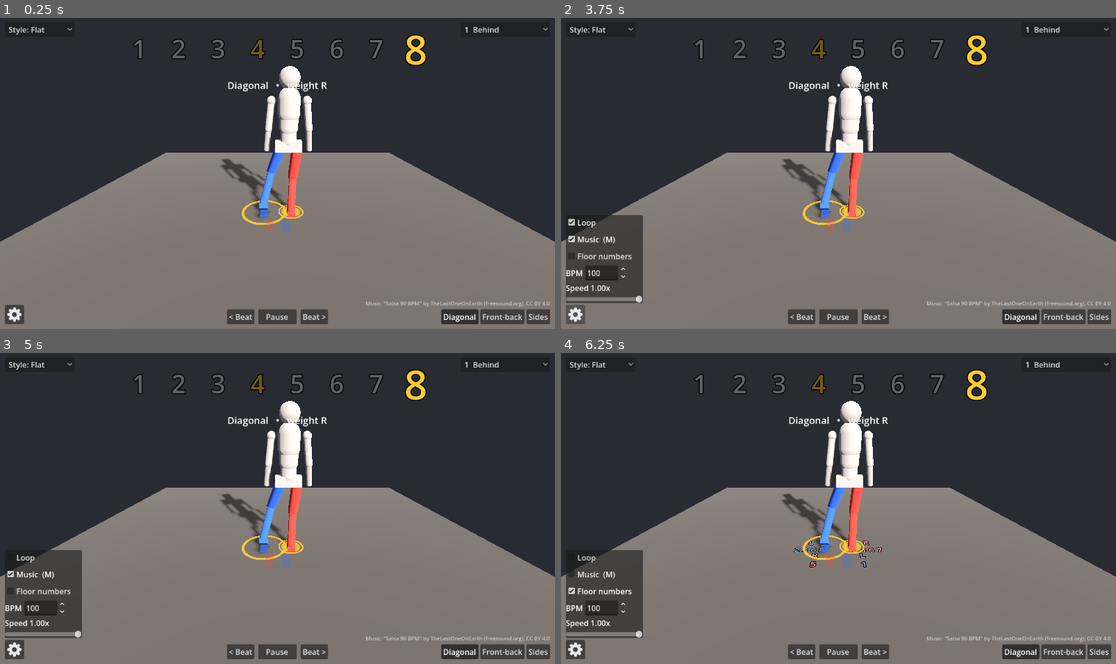
Above: before the commit, frames 1-4 (two rows, left to right).
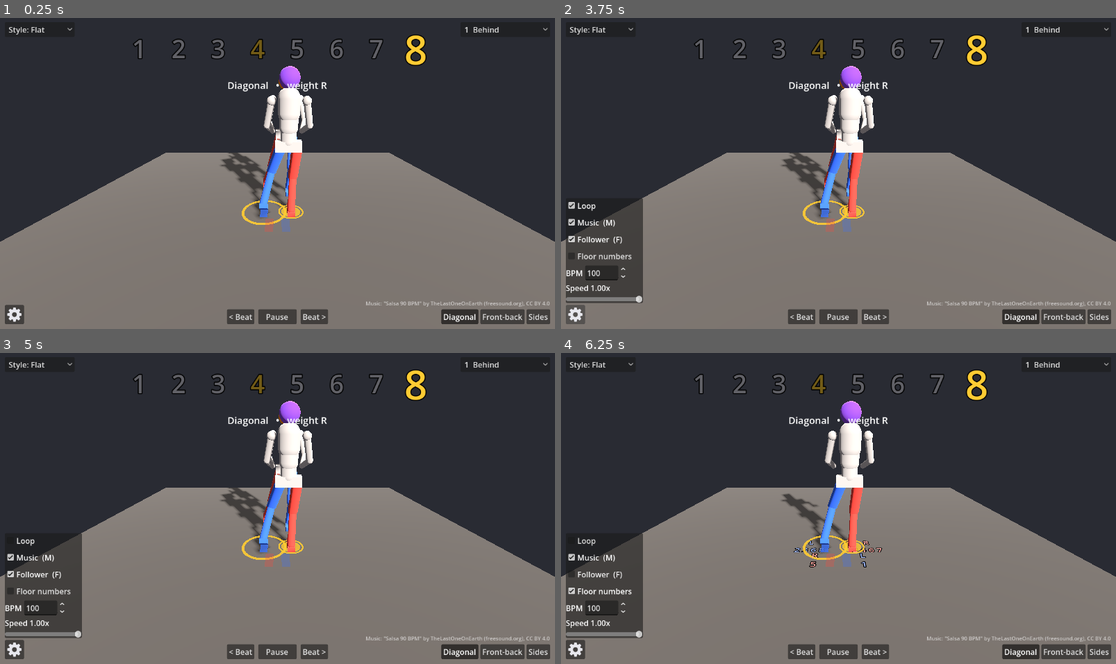
Above: after the commit, the same moments.

Repository: MarAvFe/ensenalsa
Game: Godot game, scene res://scenes/main.tscn
Two runs of this game, one before a commit and one after it. Both use one fixed random seed, a clock stepped at 60 frames per second and the inputs below.
Inputs (mouse positions are in pixels of both pictures, inside the frame that each line leads up to):
- Up to frame 1 (0.25 s): no input
- Up to frame 2 (3.75 s): click "1 Behind" at 0.5 s; click "Style: Flat" at 1.25 s; click "< Beat" at 2 s; click "Beat >" at 2.75 s; click (577, 313) at 3.5 s
- Up to frame 3 (5 s): click "Loop" at 4.25 s
- Up to frame 4 (6.25 s): click "Floor numbers" at 5 s; click (605, 573) at 5.75 s, where only the run after the commit has a clickable "Follower (F)"

The runs differ from the first frame. In frame 1, 1.0% of the frame differs, in the area x 40-57%, y 15-58%; in frame 2, 1.4%, in the area x 1-57%, y 15-73%; in frame 3, 1.4%; in frame 4, 1.0%.
Error before the commit: Invalid access to property or key 'yaw' on a base object of type 'Dictionary'. (res://scripts/main.gd:114)
Error after the commit: Invalid access to property or key 'yaw' on a base object of type 'Dictionary'. (res://scripts/main.gd:122)

Commit message:
Follower: mirrored basic in front, hands held; Natural releases per basic
Leader head purple, follower orange. Counts carry free_hands; styles carry
release_hands (Flat 0 = always held). Arm IK blends from the style pose.
Test checks held hands meet at every beat.

Co-Authored-By: Claude Opus 5.5 <noreply@anthropic.com>

Diff:
--- a/data/routine.json
+++ b/data/routine.json
@@ -10,6 +10,8 @@
     "pelvis_over_foot": 0.85,
     "break_follow": 0.2,
     "break_distance": 0.25,
+    "partner_distance": 0.7,
+    "hold_drop": 0.38,
     "pelvis_dip": 0.03,
     "weight_phase": 0.4,
     "release_phase": 0.45,
@@ -22,40 +24,40 @@
   "start_basic": "diagonal_basic",
   "start_style": "flat",
   "styles": {
-    "flat":    {"label": "Flat",    "hip_twist": 0.0, "arm_forward": 0.0,  "arm_out": 0.12, "elbow": 0.35, "forearm_in": 0.0},
-    "natural": {"label": "Natural", "hip_twist": 1.6, "arm_forward": 0.25, "arm_out": 0.15, "elbow": 2.25, "forearm_in": 0.7}
+    "flat":    {"label": "Flat",    "release_hands": 0.0, "hip_twist": 0.0, "arm_forward": 0.0,  "arm_out": 0.12, "elbow": 0.35, "forearm_in": 0.0},
+    "natural": {"label": "Natural", "release_hands": 1.0, "hip_twist": 1.6, "arm_forward": 0.25, "arm_out": 0.15, "elbow": 2.25, "forearm_in": 0.7}
   },
   "labels": {"diagonal_basic": "Diagonal", "inline_basic": "Front-back", "side_basic": "Sides"},
   "basics": {
     "diagonal_basic": [
-      {"count": 1, "weight": "L", "L": {"target": [0.10, -0.30], "action": "step"}, "R": {"target": [0.18, 0], "action": "lift"}},
+      {"count": 1, "weight": "L", "L": {"target": [0.10, -0.30], "action": "step"}, "R": {"target": [0.18, 0], "action": "lift"}, "free_hands": ["L"]},
       {"count": 2, "weight": "R", "L": {"target": [-0.18, 0], "action": "place"}, "R": {"target": [0.18, 0], "action": "step"}},
       {"count": 3, "weight": "L", "L": {"target": [-0.18, 0], "action": "step"},  "R": {"target": [0.18, 0], "action": "lift"}},
       {"count": 4, "weight": "L", "L": {"target": [-0.18, 0], "action": "hold"},  "R": {"target": [0.18, 0], "action": "tap"}},
-      {"count": 5, "weight": "R", "L": {"target": [-0.18, 0], "action": "lift"},  "R": {"target": [-0.10, -0.30], "action": "step"}},
+      {"count": 5, "weight": "R", "L": {"target": [-0.18, 0], "action": "lift"},  "R": {"target": [-0.10, -0.30], "action": "step"}, "free_hands": ["R"]},
       {"count": 6, "weight": "L", "L": {"target": [-0.18, 0], "action": "step"},  "R": {"target": [0.18, 0], "action": "place"}},
       {"count": 7, "weight": "R", "L": {"target": [-0.18, 0], "action": "lift"},  "R": {"target": [0.18, 0], "action": "step"}},
       {"count": 8, "weight": "R", "L": {"target": [-0.18, 0], "action": "tap"},   "R": {"target": [0.18, 0], "action": "hold"}}
     ],
     "inline_basic": [
-      {"count": 1, "weight": "L", "L": {"target": [-0.18, 0.30], "action": "step"},  "R": {"target": [0.18, 0], "action": "tap"}},
-      {"count": 2, "weight": "R", "L": {"target": [-0.18, 0], "action": "place"},    "R": {"target": [0.18, 0], "action": "step"}},
-      {"count": 3, "weight": "L", "L": {"target": [-0.18, 0], "action": "step"},     "R": {"target": [0.18, 0], "action": "lift"}},
-      {"count": 4, "weight": "L", "L": {"target": [-0.18, 0], "action": "hold"},     "R": {"target": [0.18, 0], "action": "tap"}},
-      {"count": 5, "weight": "R", "L": {"target": [-0.18, 0], "action": "tap"},      "R": {"target": [0.18, -0.30], "action": "step"}},
-      {"count": 6, "weight": "L", "L": {"target": [-0.18, 0], "action": "step"},     "R": {"target": [0.18, 0], "action": "place"}},
-      {"count": 7, "weight": "R", "L": {"target": [-0.18, 0], "action": "lift"},     "R": {"target": [0.18, 0], "action": "step"}},
-      {"count": 8, "weight": "R", "L": {"target": [-0.18, 0], "action": "tap"},      "R": {"target": [0.18, 0], "action": "hold"}}
+      {"count": 1, "weight": "L", "L": {"target": [-0.18, 0.30], "action": "step"},  "R": {"target": [0.18, 0], "action": "tap"}, "free_hands": ["L"]},
+      {"count": 2, "weight": "R", "L": {"target": [-0.18, 0], "action": "place"},    "R": {"target": [0.18, 0], "action": "step"}, "free_hands": ["L"]},
+      {"count": 3, "weight": "L", "L": {"target": [-0.18, 0], "action": "step"},     "R": {"target": [0.18, 0], "action": "lift"}, "free_hands": ["L"]},
+      {"count": 4, "weight": "L", "L": {"target": [-0.18, 0], "action": "hold"},     "R": {"target": [0.18, 0], "action": "tap"}, "free_hands": ["L"]},
+      {"count": 5, "weight": "R", "L": {"target": [-0.18, 0], "action": "tap"},      "R": {"target": [0.18, -0.30], "action": "step"}, "free_hands": ["L"]},
+      {"count": 6, "weight": "L", "L": {"target": [-0.18, 0], "action": "step"},     "R": {"target": [0.18, 0], "action": "place"}, "free_hands": ["L"]},
+      {"count": 7, "weight": "R", "L": {"target": [-0.18, 0], "action": "lift"},     "R": {"target": [0.18, 0], "action": "step"}, "free_hands": ["L"]},
+      {"count": 8, "weight": "R", "L": {"target": [-0.18, 0], "action": "tap"},      "R": {"target": [0.18, 0], "action": "hold"}, "free_hands": ["L"]}
     ],
     "side_basic": [
-      {"count": 1, "weight": "L", "L": {"target": [-0.48, 0], "action": "step"},  "R": {"target": [0.18, 0], "action": "tap"}},
-      {"count": 2, "weight": "R", "L": {"target": [-0.18, 0], "action": "place"},    "R": {"target": [0.18, 0], "action": "step"}},
-      {"count": 3, "weight": "L", "L": {"target": [-0.18, 0], "action": "step"},     "R": {"target": [0.18, 0], "action": "lift"}},
-      {"count": 4, "weight": "L", "L": {"target": [-0.18, 0], "action": "hold"},     "R": {"target": [0.18, 0], "action": "tap"}},
-      {"count": 5, "weight": "R", "L": {"target": [-0.18, 0], "action": "tap"},      "R": {"target": [0.48, 0], "action": "step"}},
-      {"count": 6, "weight": "L", "L": {"target": [-0.18, 0], "action": "step"},     "R": {"target": [0.18, 0], "action": "place"}},
-      {"count": 7, "weight": "R", "L": {"target": [-0.18, 0], "action": "lift"},     "R": {"target": [0.18, 0], "action": "step"}},
-      {"count": 8, "weight": "R", "L": {"target": [-0.18, 0], "action": "tap"},      "R": {"target": [0.18, 0], "action": "hold"}}
+      {"count": 1, "weight": "L", "L": {"target": [-0.48, 0], "action": "step"},  "R": {"target": [0.18, 0], "action": "tap"}, "free_hands": ["L"]},
+      {"count": 2, "weight": "R", "L": {"target": [-0.18, 0], "action": "place"},    "R": {"target": [0.18, 0], "action": "step"}, "free_hands": ["L"]},
+      {"count": 3, "weight": "L", "L": {"target": [-0.18, 0], "action": "step"},     "R": {"target": [0.18, 0], "action": "lift"}, "free_hands": ["L"]},
+      {"count": 4, "weight": "L", "L": {"target": [-0.18, 0], "action": "hold"},     "R": {"target": [0.18, 0], "action": "tap"}, "free_hands": ["L"]},
+      {"count": 5, "weight": "R", "L": {"target": [-0.18, 0], "action": "tap"},      "R": {"target": [0.48, 0], "action": "step"}, "free_hands": ["L"]},
+      {"count": 6, "weight": "L", "L": {"target": [-0.18, 0], "action": "step"},     "R": {"target": [0.18, 0], "action": "place"}, "free_hands": ["L"]},
+      {"count": 7, "weight": "R", "L": {"target": [-0.18, 0], "action": "lift"},     "R": {"target": [0.18, 0], "action": "step"}, "free_hands": ["L"]},
+      {"count": 8, "weight": "R", "L": {"target": [-0.18, 0], "action": "tap"},      "R": {"target": [0.18, 0], "action": "hold"}, "free_hands": ["L"]}
     ]
   }
 }
--- a/scripts/choreo.gd
+++ b/scripts/choreo.gd
@@ -36,8 +36,10 @@
 				if a != "hold":
 					feet[side] = _v(c[side].target, p.lift if a == "lift" else 0.0)
 					pitch[side] = -p.tap_pitch if a == "tap" else 0.0
+			var free_hands: Array = c.get("free_hands", []) # leader's hands not holding the follower's
 			states.append({"count": int(c.count), "basic": basic_name, "weight": c.weight,
-				"action": actions, "feet": feet.duplicate(), "pitch": pitch.duplicate()})
+				"action": actions, "feet": feet.duplicate(), "pitch": pitch.duplicate(),
+				"free": {"L": 1.0 if "L" in free_hands else 0.0, "R": 1.0 if "R" in free_hands else 0.0}})
 		basics[basic_name] = states
 
 
@@ -102,9 +104,23 @@
 
 	_play_all(z, a, b, s, out)
 	out.pelvis = _pelvis(out.feet, out.w_r)
+	var e := smoothstep(0.0, 1.0, s) # hands let go / take hold across the beat, free on the count
+	out.free = {"L": lerpf(a.free.L, b.free.L, e), "R": lerpf(a.free.R, b.free.R, e)}
 	# how far R is ahead of L relative to home (metres); a style's hip_twist turns it into hip yaw
 	out.twist = (out.feet.R.z - p.home_R[1]) - (out.feet.L.z - p.home_L[1])
 	return out
+
+
+## The follower's pose: the leader's mirrored (sides swapped, x and z flipped in her own frame),
+## which in the world is the same movement, so the couple keeps its distance.
+static func mirror(pose: Dictionary) -> Dictionary:
+	var flip := func(v: Vector3) -> Vector3: return Vector3(-v.x, v.y, -v.z)
+	var m := pose.duplicate()
+	m.feet = {"L": flip.call(pose.feet.R), "R": flip.call(pose.feet.L)}
+	m.pitch = {"L": pose.pitch.R, "R": pose.pitch.L}
+	m.w_r = 1.0 - pose.w_r
+	m.pelvis = flip.call(pose.pelvis)
+	return m # twist is unchanged: R-ahead-of-L flips twice
 
 
 ## Pelvis over the weight, measured on the home stance. On a break step (weighted foot away
--- a/scripts/dancer.gd
+++ b/scripts/dancer.gd
@@ -14,6 +14,10 @@
 const COL_BODY := Color(0.75, 0.72, 0.68)
 const COL_L := Color(0.25, 0.45, 0.95)
 const COL_R := Color(0.95, 0.3, 0.25)
+const UPPER_ARM := 0.30
+const FOREARM := 0.27
+
+@export var head_color := Color(0.55, 0.3, 0.8) # leader purple; the follower sets orange
 
 var pelvis: Node3D
 var legs := {} # "L"/"R" -> {hip, knee, ankle}
@@ -33,7 +37,7 @@
 	var neck := _joint(s, "Neck", Vector3(0, 0.15, 0))
 	_capsule(neck, 0.10, 0.04, COL_BODY, true)
 	var head := _joint(neck, "Head", Vector3(0, 0.10, 0))
-	_sphere(head, 0.11, Vector3(0, 0.10, 0), COL_BODY)
+	_sphere(head, 0.11, Vector3(0, 0.10, 0), head_color)
 	_box(head, Vector3(0.04, 0.03, 0.05), Vector3(0, 0.1, -0.11), COL_BODY) # nose shows facing
 
 	for side in ["L", "R"]:
@@ -42,9 +46,9 @@
 		var sh := _joint(s, "Shoulder" + side, Vector3(0.19 * sx, 0.13, 0))
 		_sphere(sh, 0.05, Vector3.ZERO, COL_BODY)
 		var ua := _joint(sh, "UpperArm" + side, Vector3.ZERO)
-		_capsule(ua, 0.30, 0.04, COL_BODY)
-		var fa := _joint(ua, "Forearm" + side, Vector3(0, -0.30, 0))
-		_capsule(fa, 0.27, 0.035, COL_BODY)
+		_capsule(ua, UPPER_ARM, 0.04, COL_BODY)
+		var fa := _joint(ua, "Forearm" + side, Vector3(0, -UPPER_ARM, 0))
+		_capsule(fa, FOREARM, 0.035, COL_BODY)
 		arms[side] = {"upper": ua, "fore": fa}
 
 		var hip := _joint(pelvis, "Thigh" + side, Vector3(HIP_X * sx, -HIP_DROP, 0))
@@ -94,6 +98,38 @@
 ## (toe-down: the toe tip touches, as in a tap).
 static func _ankle_h(ph: float) -> float:
 	return ANKLE_H * cos(ph) + maxf(-FOOT_TOE * sin(ph), FOOT_HEEL * sin(ph))
+
+
+## Blend arm `side` from its style pose (set by apply) toward holding a hand at world `target`.
+## `h` = 0 leaves the style pose, 1 = hand exactly on the target. Elbows hang down, out and back.
+func hold(side: String, target: Vector3, h: float) -> void:
+	if h <= 0.001:
+		return
+	var arm: Dictionary = arms[side]
+	var sh: Vector3 = arm.upper.global_position
+	var to := target - sh
+	var d := clampf(to.length(), 0.01, UPPER_ARM + FOREARM - 0.001)
+	var dir := to.normalized()
+	var sx := -1.0 if side == "L" else 1.0
+	var pole_hint := global_basis * Vector3(0.5 * sx, -1.0, 0.3).normalized()
+	var pole := (pole_hint - dir * pole_hint.dot(dir)).normalized()
+	var a := (UPPER_ARM * UPPER_ARM - FOREARM * FOREARM + d * d) / (2.0 * d)
+	var elbow := sh + dir * a + pole * sqrt(maxf(UPPER_ARM * UPPER_ARM - a * a, 0.0))
+	var fk_fore: Basis = arm.fore.global_basis
+	arm.upper.global_basis = arm.upper.global_basis.slerp(_safe_basis(sh, elbow), h)
+	arm.fore.global_basis = fk_fore.slerp(_safe_basis(elbow, sh + dir * d), h)
+
+
+## Midpoint between two partners' shoulders, `drop` lower: where a held pair of hands meets.
+static func hold_point(shoulder_a: Vector3, shoulder_b: Vector3, drop: float) -> Vector3:
+	return (shoulder_a + shoulder_b) / 2.0 + Vector3.DOWN * drop
+
+
+## Bone basis from->to; the roll reference avoids being parallel to the bone (capsules don't show roll).
+func _safe_basis(from: Vector3, to: Vector3) -> Basis:
+	var fwd := global_basis * Vector3.FORWARD
+	var dir := (to - from).normalized()
+	return _bone_basis(from, to, fwd if absf(dir.dot(fwd)) < 0.9 else Vector3.UP)
 
 
 ## Two-bone IK: place the ankle of `side` at world `target`, knee bending forward.
--- a/scripts/main.gd
+++ b/scripts/main.gd
@@ -3,6 +3,7 @@
 ## footprints, beat counter, weight marker, cameras, music.
 
 const Choreo := preload("res://scripts/choreo.gd")
+const Dancer := preload("res://scripts/dancer.gd")
 const GOLD := Color(1.0, 0.8, 0.2)
 const SIDE_COL := {"L": Color(0.25, 0.45, 0.95), "R": Color(0.95, 0.3, 0.25)}
 const FOOT_FWD := 0.07 # footprint centre sits this far ahead of the ankle
@@ -31,6 +32,7 @@
 var floor_numbers := false # count labels on the footprints
 var style: String # target style; `look` eases toward it so switching never snaps
 var look := {}
+var follower: Node3D
 var stretch := AudioEffectPitchShift.new()
 var next_seek_ms := 0
 var tick := AudioStreamPlayer.new() # counts are clicked when the music is off
@@ -76,6 +78,12 @@
 	add_child(music)
 	add_child(tick)
 	AudioServer.add_bus_effect(0, stretch)
+	follower = Dancer.new()
+	follower.name = "Follower"
+	follower.head_color = Color(1.0, 0.55, 0.1)
+	follower.position = Vector3(0, 0, -ch.p.partner_distance) # in front of the leader, facing him
+	follower.rotation.y = PI
+	add_child(follower)
 	weight_disc = _flat(CylinderMesh.new(), GOLD, 0.8)
 	weight_disc.mesh.top_radius = 0.13
 	weight_disc.mesh.bottom_radius = 0.13
@@ -114,6 +122,16 @@
 		look[k] = lerpf(look[k], ch.styles[style][k], 1.0 - exp(-dt * 6.0))
 	look.yaw = look.hip_twist * pose.twist
 	dancer.apply(pose.feet, pose.pitch, pose.pelvis, ch.p.pelvis_height, pose.dip, look)
+	if follower.visible:
+		var m := Choreo.mirror(pose)
+		follower.apply(m.feet, m.pitch, m.pelvis, ch.p.pelvis_height, m.dip, look)
+		for side in ["L", "R"]: # leader's hand `side` holds the follower's opposite hand
+			var other := "R" if side == "L" else "L"
+			var at: Vector3 = Dancer.hold_point(dancer.arms[side].upper.global_position,
+				follower.arms[other].upper.global_position, ch.p.hold_drop)
+			var h: float = 1.0 - look.release_hands * pose.free[side]
+			dancer.hold(side, at, h)
+			follower.hold(other, at, h)
 	ui.play.text = "Pause" if playing else "Play"
 	_update_markers(pose, t)
 	_sync_music()
@@ -270,6 +288,7 @@
 		KEY_LEFT: step_beat(-1)
 		KEY_1, KEY_2, KEY_3, KEY_4, KEY_5, KEY_6: set_camera(e.keycode - KEY_1)
 		KEY_M: ui.music.button_pressed = not music_on
+		KEY_F: ui.follower.button_pressed = not follower.visible
 
 
 func _build_ui() -> void:
@@ -334,6 +353,7 @@
 	var loop := _check(opts, "Loop", looping, func(on): looping = on)
 	loop.tooltip_text = "Off: stop on count 8"
 	ui.music = _check(opts, "Music  (M)", music_on, func(on): music_on = on)
+	ui.follower = _check(opts, "Follower  (F)", true, func(on): follower.visible = on)
 	_check(opts, "Floor numbers", floor_numbers, func(on):
 		floor_numbers = on
 		for pr in prints.values():
--- a/tests/test_choreo.gd
+++ b/tests/test_choreo.gd
@@ -3,12 +3,16 @@
 ## Checks over a sequence covering every basic-to-basic switch: the weight-bearing foot never slides, every IK target
 ## is reachable (no knee pop), nothing jumps between samples (no teleporting), and timing is
 ## square: every weight change happens inside the last `weight_phase` of its beat, landing on it.
-## Reach and square shoulders are checked in every style (hip twist moves the hips); taps land on the toe tip.
+## Reach and square shoulders are checked in every style (hip twist moves the hips); taps land on the toe tip; held hands meet.
 
 func _initialize() -> void:
 	var ch = load("res://scripts/choreo.gd").new("res://data/routine.json")
 	var d: Node3D = load("res://scripts/dancer.gd").new()
 	root.add_child(d)
+	var fol: Node3D = load("res://scripts/dancer.gd").new() # follower, placed as in main.gd
+	fol.position = Vector3(0, 0, -ch.p.partner_distance)
+	fol.rotation.y = PI
+	root.add_child(fol)
 	await process_frame
 	var D := "diagonal_basic"
 	var I := "inline_basic"
@@ -56,6 +60,20 @@
 		var want := 1.0 if st.weight == "R" else 0.0
 		var before: float = at.call(i - ch.p.weight_phase - 0.01).w_r
 		var changes: bool = st.weight != at.call(i - 1.0).state.weight
+		var hp: Dictionary = at.call(float(i)) # held hands meet on the hold point (Flat: always held)
+		var mp: Dictionary = ch.mirror(hp)
+		d.apply(hp.feet, hp.pitch, hp.pelvis, ch.p.pelvis_height, hp.dip)
+		fol.apply(mp.feet, mp.pitch, mp.pelvis, ch.p.pelvis_height, mp.dip)
+		for side in ["L", "R"]:
+			var other := "R" if side == "L" else "L"
+			var target: Vector3 = d.hold_point(d.arms[side].upper.global_position, fol.arms[other].upper.global_position, ch.p.hold_drop)
+			d.hold(side, target, 1.0)
+			fol.hold(other, target, 1.0)
+			for who in [[d, side], [fol, other]]:
+				var hand: Vector3 = who[0].arms[who[1]].fore.global_transform * Vector3(0, -d.FOREARM, 0)
+				if hand.distance_to(target) > 0.01:
+					fails += 1
+					printerr("FAIL beat %d: hand %s misses the hold by %.3f" % [i, who[1], hand.distance_to(target)])
 		for side in ["L", "R"]:
 			if st.action[side] != "tap":
 				continue
Not shown, changed: README.md
